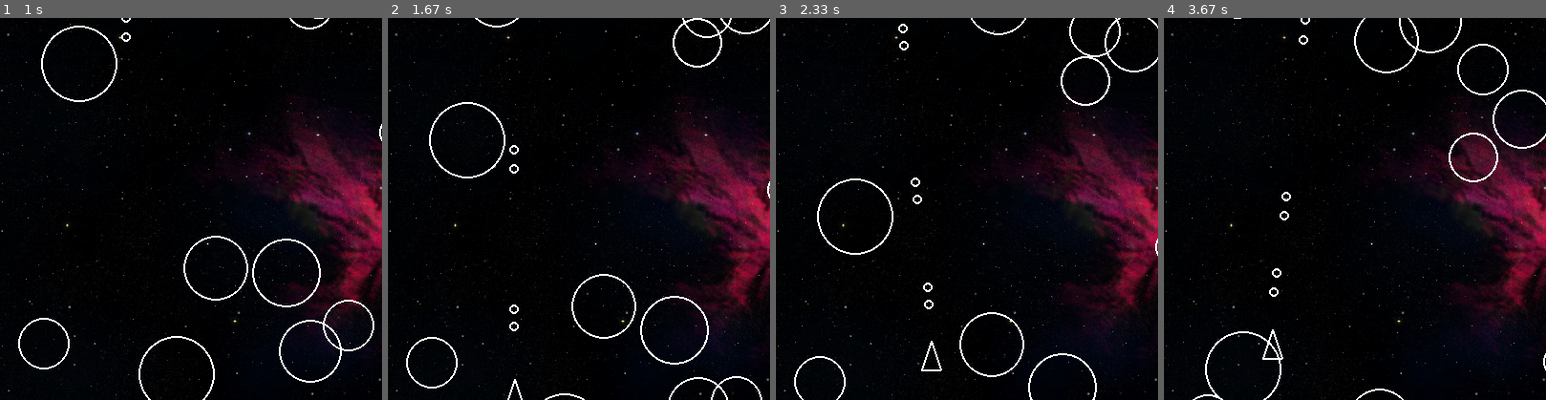
Above: before the commit, frames 1-4 (left to right).
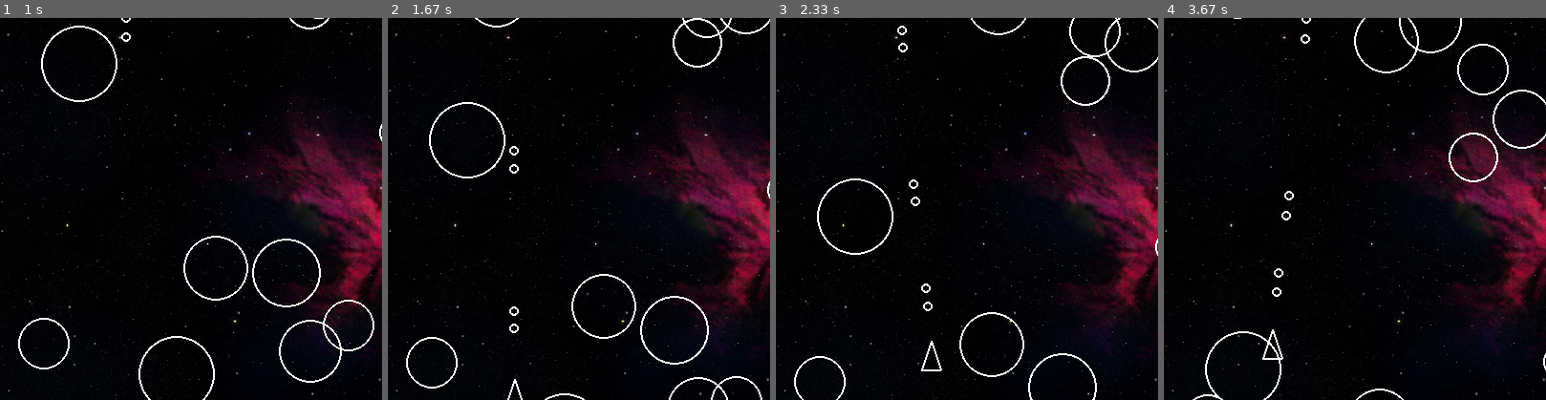
Above: after the commit, the same moments.

Repository: blimly/Pygame_Asteroids
Game: pygame game, started from asteroids3.py
Same seed, same stepped clock (60 frames per second), same inputs: the game is played once before the commit and once after it.
Inputs:
- Up to frame 1 (1 s): tap Space at 0.33 s
- Up to frame 2 (1.67 s): hold W 1.17-1.63 s; tap Space at 1.23, 1.53 s
- Up to frame 3 (2.33 s): hold D 1.67-2.13 s; tap Space at 1.73, 2.03, 2.23 s; hold A from 2.17 s (still down)
- Up to frame 4 (3.67 s): tap Space at 2.53, 2.8, 3.13, 3.43, 3.57 s; release A at 2.7 s; hold S 2.73-3.03 s; hold A 3.07-3.47 s; hold W from 3.5 s (still down)
The pictures show only the part of the screen within x 34-84%, y 0-50%; the shares and areas given below are measured in that part.

Frame 1 is identical in both runs. In frame 2, 0.1% of the frame differs, in the area x 31-35%, y 33-83%; in frame 3, 0.3%, in the area x 31-42%, y 1-77%; in frame 4, 0.2%.

Commit message:
laser shootin sound

Diff:
--- a/asteroids3.py
+++ b/asteroids3.py
@@ -72,6 +72,7 @@
 asteroids = [Asteroid(randint(0, 800), randint(0, 800), randint(1, 4), randint(20, 40)) for _ in range(30)]
 bullets = []
 background = pygame.image.load("background.png")
+shoot_sound = pygame.mixer.Sound("laserShoot.wav")
 font = pygame.font.Font(None, 36)
 score = 0
 
@@ -81,14 +82,15 @@
     keys = pygame.key.get_pressed()
     if keys[pygame.K_ESCAPE]:
         run = False
+    if keys[pygame.K_SPACE]:
+        bullets.append(Bullet(ship.position.x, ship.position.y))
+        shoot_sound.play()
 
     window.blit(background, (0, 0), (0, 0, 800, 800))
 
     ship.update(keys)
     ship.render(window)
 
-    if keys[pygame.K_SPACE]:
-        bullets.append(Bullet(ship.position.x, ship.position.y))
 
     for asteroid in asteroids:
         asteroid.update()
Not shown, changed: README.md
Not shown, added: laserShoot.wav
